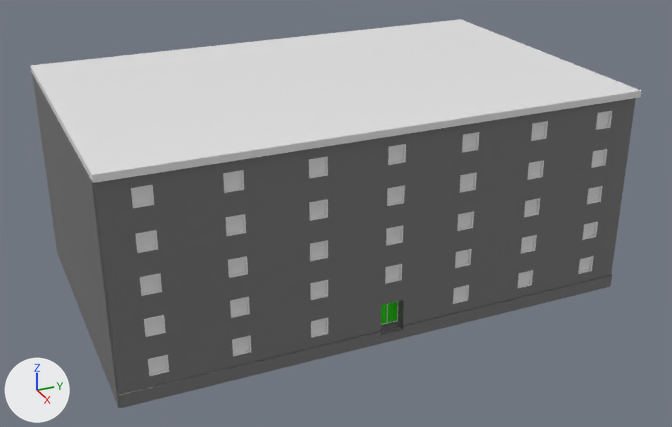
The FBX model OSB3D/Assets/Prefabs/Import/Buildings/BR40_F04_02.fbx, before and after one commit.
Before and after are seen from a camera (50 mm lens) standing at (103.85, -30.12, 36.74) and looking at (41.53, -2.07, 5.58). The lights are fixed; the arrows at lower left show +X, +Y and +Z. Where no turn or scale is listed for an object, it has been applied to the vertices. Vertices at the same position are counted once.

Objects in the first picture: 'BR40_F04_02'.
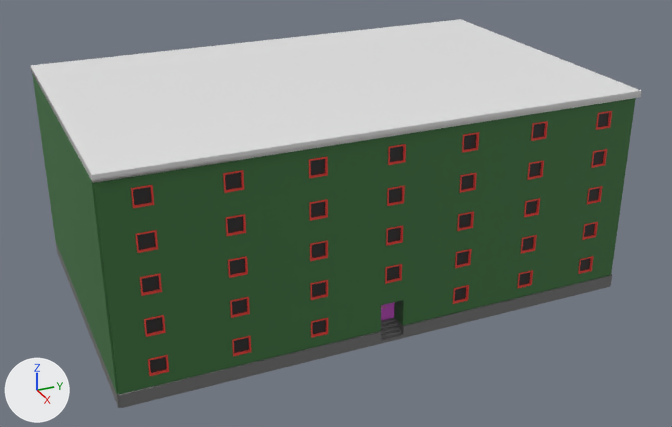
Diff of the bpy script that builds the scene:
```diff
--- a/OSB3D/Assets/Prefabs/Import/Buildings/BR40_F04_02.fbx.py
+++ b/OSB3D/Assets/Prefabs/Import/Buildings/BR40_F04_02.fbx.py
@@ mat_facade_003 @@
 mat_facade_003 = principled_material('Facade.003')
-mat_facade_003.base_color = (0.168, 0.168, 0.168)  # grey #727272
+mat_facade_003.base_color = (0.0463, 0.168, 0.0476)  # dark green #3d723e
 mat_facade_003.roughness = 0.701
@@ mat_windowglass_003 @@
 mat_windowglass_003 = principled_material('WindowGlass.003')
-mat_windowglass_003.base_color = (0.8, 0.8, 0.8)  # white #e7e7e7
+mat_windowglass_003.base_color = (0.0262, 0.0262, 0.0262)  # black #2d2d2d
 mat_windowglass_003.roughness = 0.4
@@ mat_windowframe_003 @@
+mat_windowframe_003 = principled_material('WindowFrame.003')
+mat_windowframe_003.base_color = (0.8, 0.0527, 0.0404)  # red #e74139
@@ me_cube_047 @@
 # used by ob_br40_f04_02; location = (40.0, -2.5, 8.5)
-me_cube_047.from_pydata(...)  # 1693 vertices, 1396 faces; spans x -12.8..12.8, y -20.0..20.0, z -8.5..8.0
+me_cube_047.from_pydata(...)  # 1669 vertices, 1362 faces; spans x -12.8..12.8, y -20.0..20.0, z -8.5..8.0
+# me_cube_047 part 1
+# 71 vertices are removed from x 11.4..12.5, y -0.9..0.9, z -8.0..-5.3
+# 78 faces are deleted
+# 4 vertices in x 11.5, y -0.9..0.9, z -7.5..-5.3 move by (-0.6, 0.0, 0.0)
+# 8 vertices move from x 12.3..12.5, y -0.9..0.9, z -8.0..-7.5 to x 10.8..12.5, y -0.9..0.9, z -8.2..-7.5
+# 25 vertices are added at x 10.8..12.5, y -0.9..0.9, z -8.5..-5.3
+# 12 new vertices lie (0.0, 1.8, 0.0) away from vertices in x 10.8..12.5, y -0.9, z -8.5..-5.3
+# 10 new vertices lie (0.0, 0.0, 2.1) away from vertices in x 11.0, y -0.8..0.8, z -7.5
+# 23 new faces join them, mat_slab_003 (grey #727272)
+# 21 new faces join them, mat_door_003 (pink #e664e7)
+# me_cube_047 part 2: 1104 faces spanning x -12.4..12.4, y -17.8..17.8, z -6.7..6.7 switch from mat_frame_003 (white #e7e7e7) to mat_windowframe_003 (red #e74139)
 me_cube_047.materials.append(mat_slab_003)
@@ me_cube_047 @@
 me_cube_047.materials.append(mat_facade_003)
-me_cube_047.materials.append(mat_doorpanel_003)  # green #29e707
 me_cube_047.materials.append(mat_door_003)
@@ me_cube_047 @@
 me_cube_047.materials.append(mat_windowglass_003)
-me_cube_047.materials.append(mat_stair_003)  # grey #727272
```

What differs and where, as boxes (x1, y1, x2, y2) in the pictures (672 x 427 px):
'BR40_F04_02', recoloured, reshaped (grey to green)
    both: (30, 19, 641, 408)
part 1 of me_cube_047, cut back
    both: (117, 274, 612, 408)
part 2 of me_cube_047, recoloured (grey to red)
    both: (131, 111, 612, 376)
